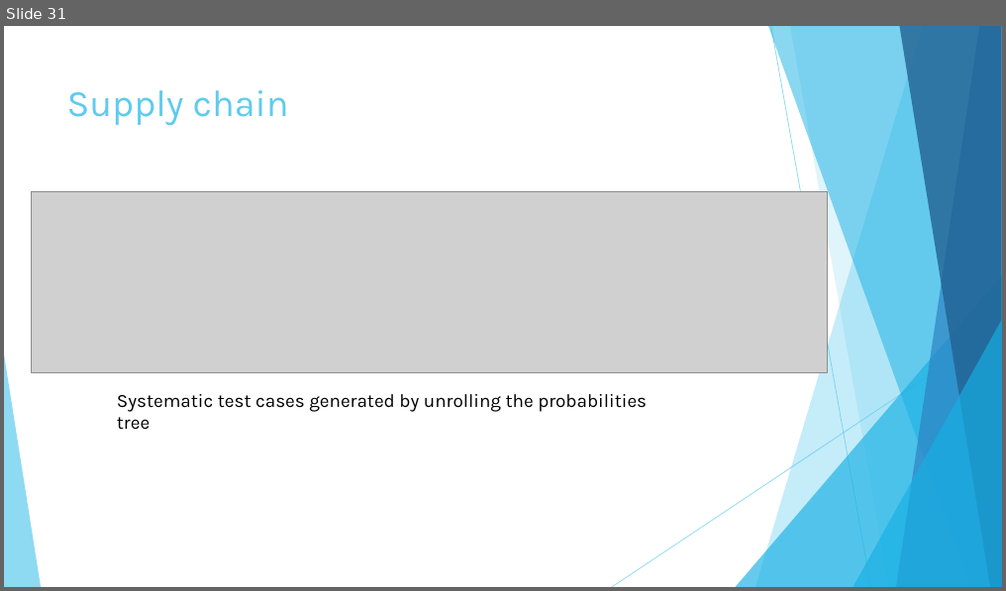
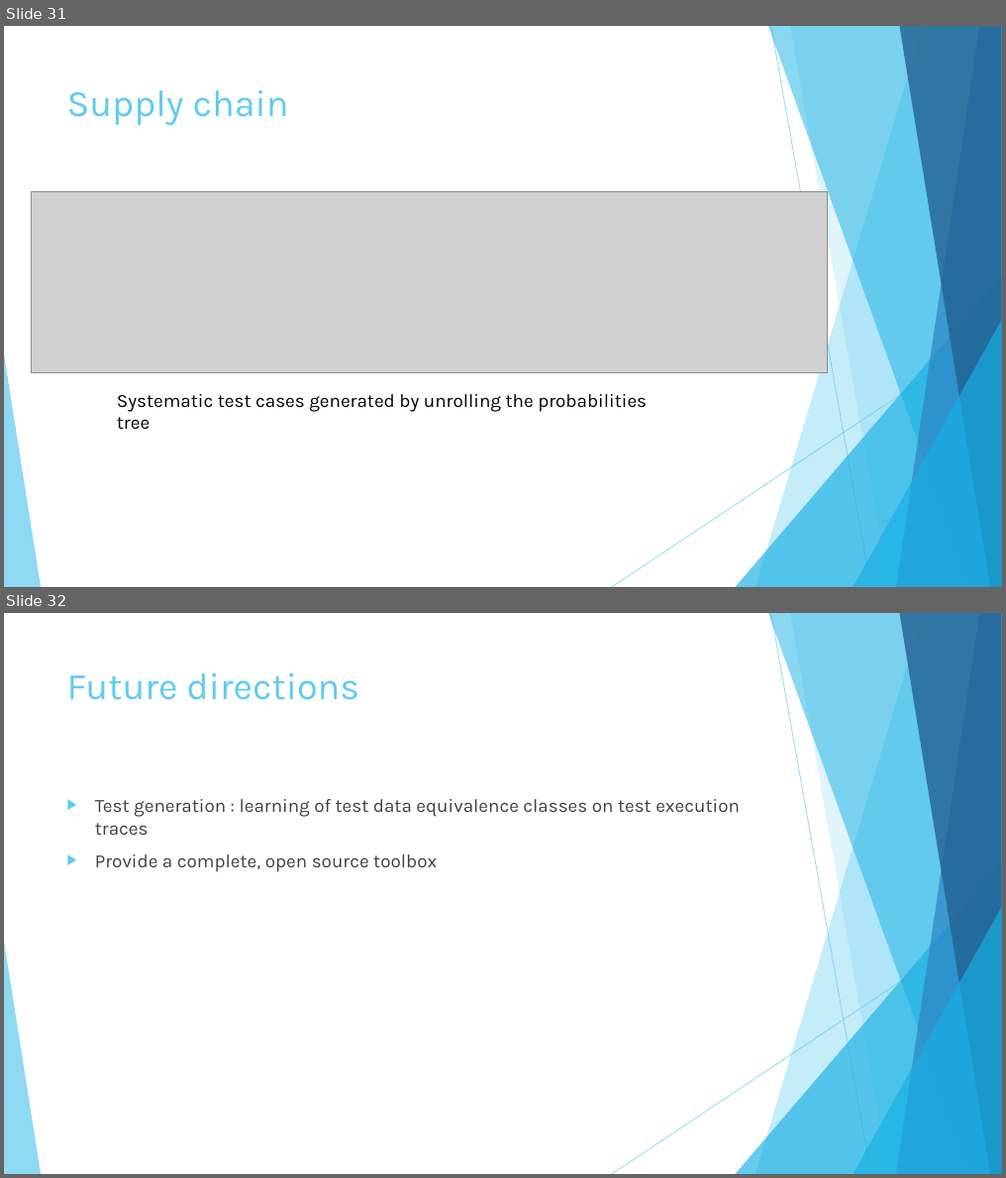
Before and after one commit to frederictamagnan/frederictamagnan.github.io, a slide deck: assets/aitest/presentation.pptx. Shown one above the other, each under a label of ours: slide 31 before the commit, slides 31 and 32 after it. The pictures are 1006x591 and 1006x1178 pixels, drawn with LibreOffice and Linux fonts; fonts in the diff are those of the drawing; grey boxes stand for pictures; background and template pictures are left out. Boxes give left, top, right and bottom in pixels: in the first picture for what was removed or moved away, otherwise in the second. Text is boxed around its words. In the diff, an @@ line names an element or a change of style, - is before the commit and + after.

```diff
--- a/assets/aitest/presentation.pptx
+++ b/assets/aitest/presentation.pptx
@@ slide 32 added at [4, 613, 1002, 1174], background #FFFFFF; not listed: 10 template elements that a slide beside it also shows @@
@@ title added at [67, 673, 359, 700], 36 pt, text #5FCBEF @@
+Future directions
@@ text added at [95, 799, 740, 872], 18 pt, text #404040 @@
+▶ Test generation : learning of test data equivalence classes on test execution traces
+▶ Provide a complete, open source toolbox
```
Also in this commit, not shown: 4 slides changed, 1 other slide added, 2 other files.
